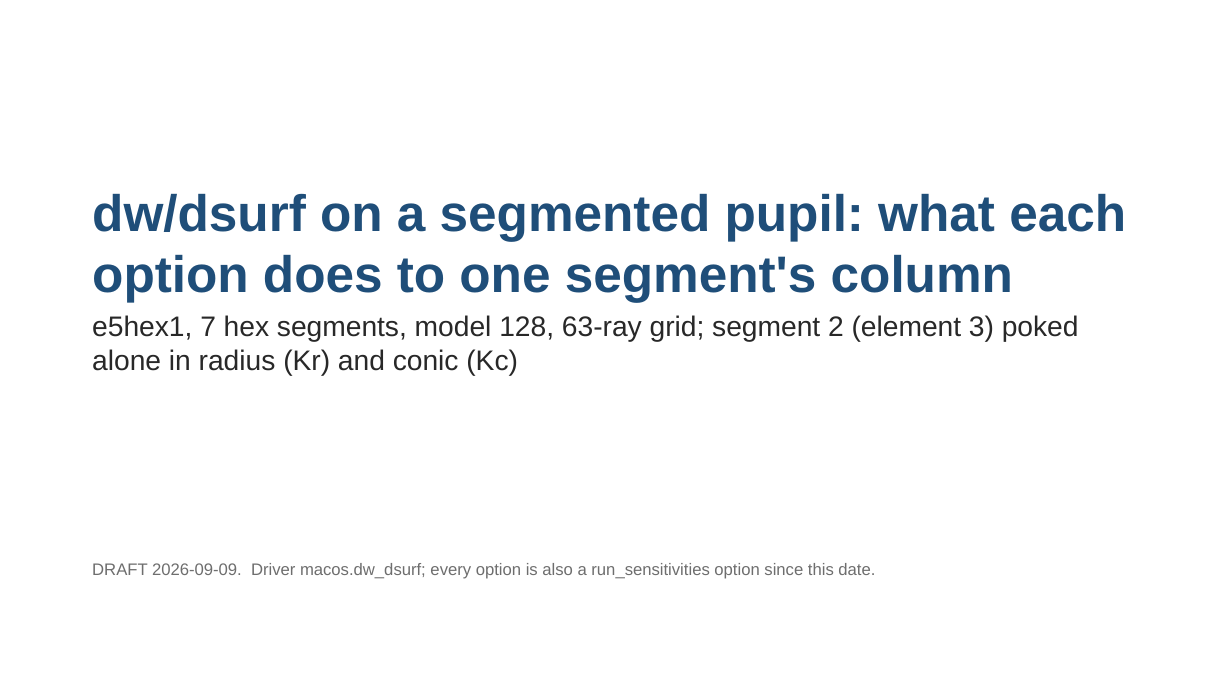
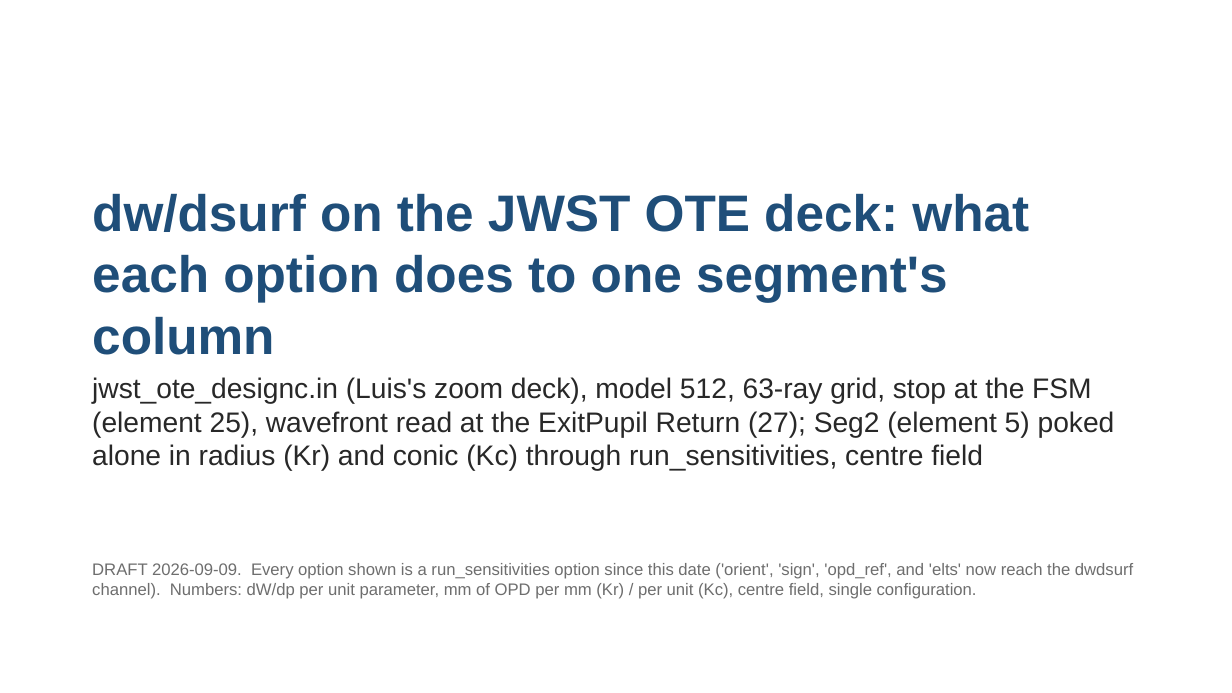
Before and after one commit to nasa-jpl/macos, a slide deck: slide 1 of demo_session/deck_dwdsurf_options.pptx. Drawn at 1232x693 pixels with LibreOffice and Linux fonts; fonts in the diff are those of the drawing. Boxes give left, top, right and bottom in pixels: in the first picture for what was removed or moved away, otherwise in the second. Text is boxed around its words. In the diff, an @@ line names an element or a change of style, - is before the commit and + after.

```diff
--- a/demo_session/deck_dwdsurf_options.pptx
+++ b/demo_session/deck_dwdsurf_options.pptx
@@ text at [92,193,1115,471]: text changed @@
-dw/dsurf on a segmented pupil: what each option does to one segment's column
-e5hex1, 7 hex segments, model 128, 63-ray grid; segment 2 (element 3) poked alone in radius (Kr) and conic (Kc)
+dw/dsurf on the JWST OTE deck: what each option does to one segment's column
+jwst_ote_designc.in (Luis's zoom deck), model 512, 63-ray grid, stop at the FSM (element 25), wavefront read at the ExitPupil Return (27); Seg2 (element 5) poked alone in radius (Kr) and conic (Kc) through run_sensitivities, centre field
@@ text at [92,563,1133,599]: text changed @@
-DRAFT 2026-09-09. Driver macos.dw_dsurf; every option is also a run_sensitivities option since this date.
+DRAFT 2026-09-09. Every option shown is a run_sensitivities option since this date ('orient', 'sign', 'opd_ref', and 'elts' now reach the dwdsurf channel). Numbers: dW/dp per unit parameter, mm of OPD per mm (Kr) / per unit (Kc), centre field, single configuration.
```
Also in this commit, not shown: 4 other slides changed, 8 other files.
